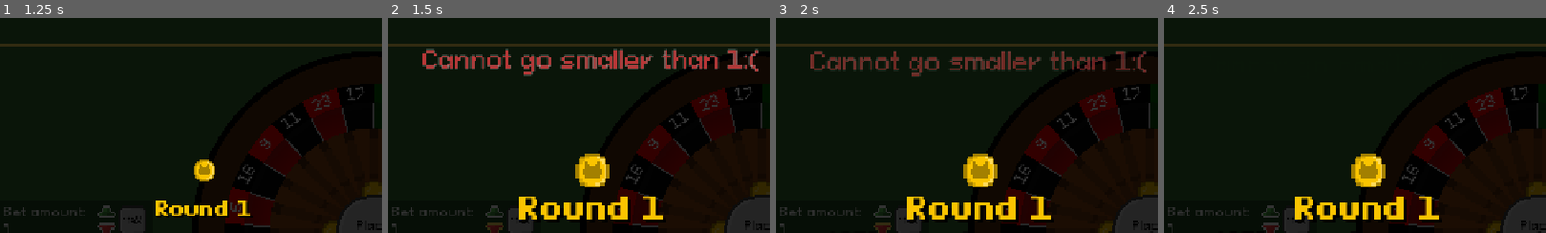
Above: before the commit, frames 1-4 (left to right).
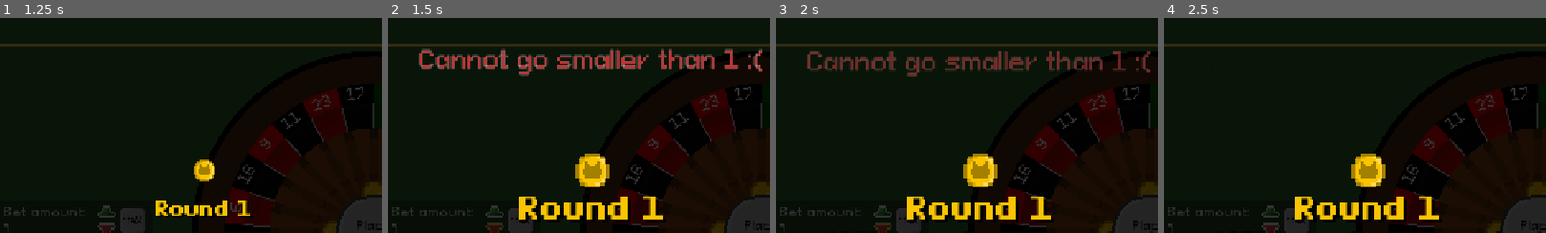
Above: after the commit, the same moments.

Repository: DuneRanger/Very-Serious-GameJam-2026
Game: Godot game, scene res://scenes/main.tscn
Two runs of this game, one before a commit and one after it. Both use one fixed random seed, a clock stepped at 60 frames per second and the inputs below. Sound files missing from this copy of the repository are replaced by a short silence.
Inputs (mouse positions are % of the whole screen's width and height, from its top left):
- Up to frame 1 (1.25 s): click "NEW GAME!" at 0.5 s
- Up to frame 2 (1.5 s): click (37, 49) at 1.25 s
- Up to frame 3 (2 s): no input
- Up to frame 4 (2.5 s): click "0" at 2 s
The pictures show only the part of the screen within x 23-73%, y 0-50%; the shares and areas given below are measured in that part.

Frame 1 is identical in both runs. In frame 2, 4.5% of the frame differs, in the area x 8-98%, y 14-28%; in frame 3, 3.5%; in frame 4, less than 0.1%.

Commit message:
Fix error message

Diff:
--- a/scenes/game/game_scene/betting_system/betting_system.gd
+++ b/scenes/game/game_scene/betting_system/betting_system.gd
@@ -218,7 +218,7 @@
 		GameManagerGlobal.signal_send_error_message.emit("Not enough money!")
 		return
 	elif old_bet == 0 and bet_amount <= 0:
-		GameManagerGlobal.signal_send_error_message.emit("Removing money on an empty bet!")
+		GameManagerGlobal.signal_send_error_message.emit("Cannot remove money from an empty bet!")
 		return
 
 	GameManagerGlobal.bets[b_id] = bet_amount + old_bet
--- a/scenes/game/game_scene/hud/increment_system.gd
+++ b/scenes/game/game_scene/hud/increment_system.gd
@@ -50,7 +50,7 @@
 	var new_increment = old_increment
 	new_increment /= 2 if (get_first_digit(old_increment) == 1) else 5
 	if new_increment < 1:
-		GameManagerGlobal.signal_send_error_message.emit("Cannot go smaller than 1:(")
+		GameManagerGlobal.signal_send_error_message.emit("Cannot go smaller than 1 :(")
 		return
 	GameManagerGlobal.bet_increment = new_increment
 	GameManagerGlobal.signal_increment_change.emit()
